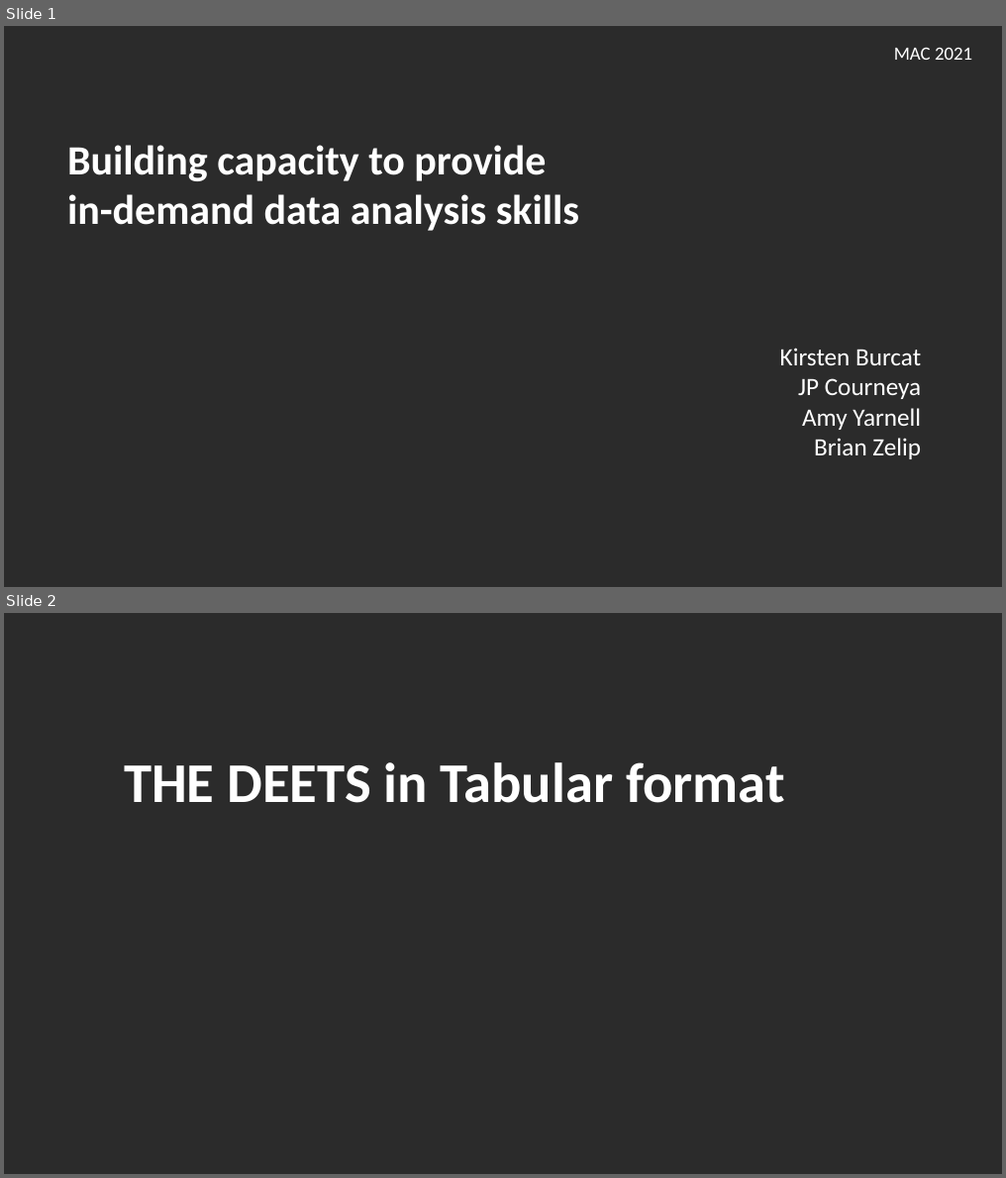
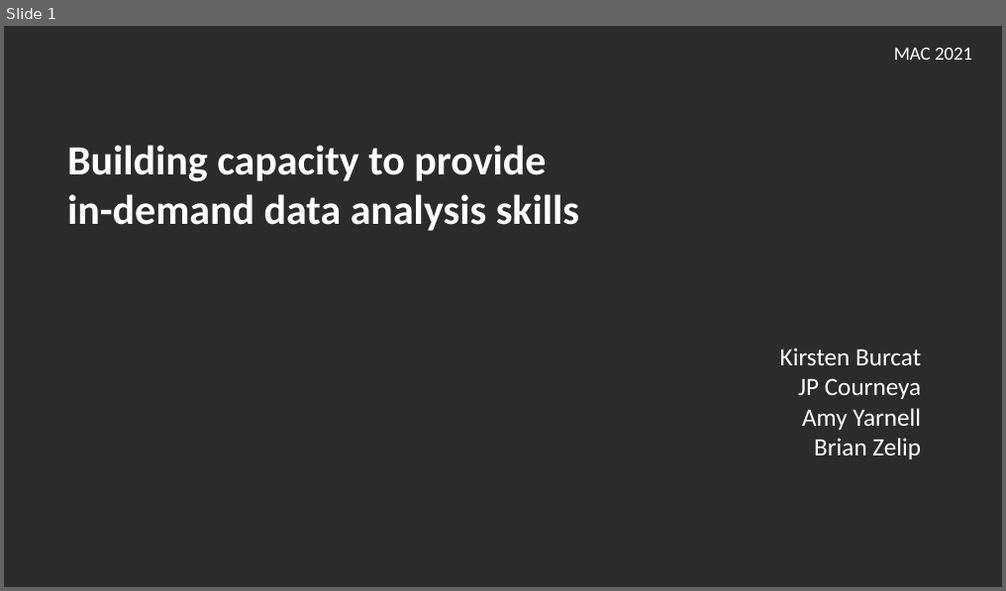
Before and after one commit to hshsl-training/library-carpentry-2021-11-03-04-NNLM-Region1-online, a slide deck: slides.pptx. Shown one above the other, each under a label of ours: slides 1 and 2 before the commit, slide 1 after it. The pictures are 1006x1178 and 1006x591 pixels, drawn with LibreOffice and Linux fonts; fonts in the diff are those of the drawing; background and template pictures are left out; a plain dark background stands for a picture behind light text. Boxes give left, top, right and bottom in pixels: in the first picture for what was removed or moved away, otherwise in the second. Text is boxed around its words. In the diff, an @@ line names an element or a change of style, - is before the commit and + after.

Commit message:
Add slide01.md and add update pptx with slide 1 and 2 info

```diff
--- a/slides.pptx
+++ b/slides.pptx
@@ slide 2 removed at bbox=[4, 613, 1002, 1174], background picture (left out) @@
@@ text removed at bbox=[124, 762, 785, 803] @@
-THE DEETS in Tabular format
```
Also in this commit, not shown: 3 slides added, 1 other slide removed, 1 other file.
